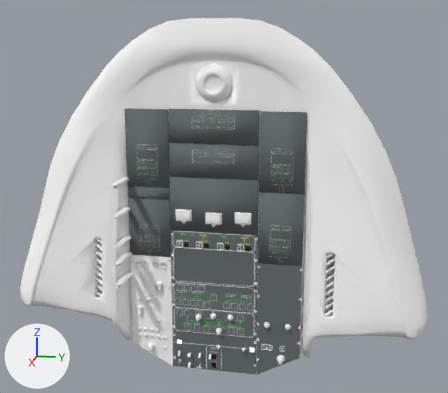
The Blender file Models/flightdeck/overhead/overhead_new.blend: old version first, new version second.
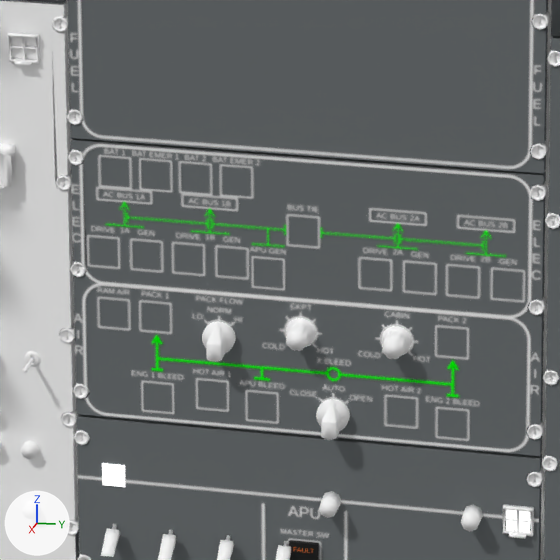
There are two pictures of each version: one whole from a 50 mm camera at (1.207, 0.514, 4.85) aimed at (-1.171, 0.039, 4.256), one close up on the part from 36% to 58% of the width and 65% to 91% of the height. Lighting does not change. The marker at lower left points along +X, +Y and +Z.

Objects in the first close-up: 'CabinTemp', 'CockpitTemp', 'Cube.013', 'PackFlow', 'XBleed', 'ldg.switch.002', 'ldg.switch.003', 'ldg.switch.004', 'ldg.switch.005', 'overhead_fuel_hyd', 'overhead_fuel_hyd_lights'.
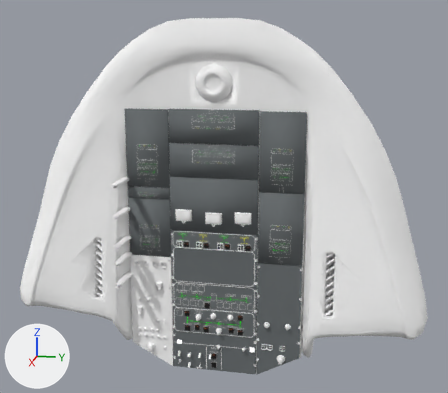
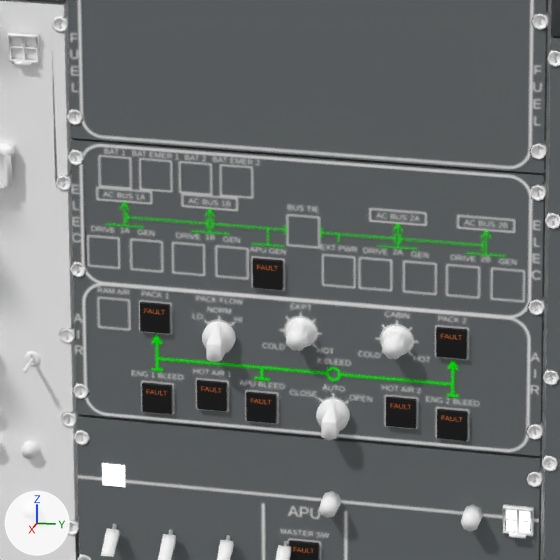
Commit message: add apu

Pixel boxes [x1, y1, x2, y2] of what changed, in the close-ups (560 x 560 px):
'eng_2_bleed_fault', added
    after: [438, 412, 466, 427]
'apu_gen_fault', added
    after: [254, 261, 281, 276]
'pack_2_fault', added
    after: [438, 330, 465, 345]
'pack_2_off', added
    after: [438, 343, 465, 358]
'apu_gen_off', added
    after: [254, 274, 281, 289]
'eng_2_bleed_off', added
    after: [438, 425, 466, 440]
'hot_air_2_off', added
    after: [387, 412, 414, 427]
'pack_1_fault', added
    after: [141, 305, 168, 320]
'hot_air_2_fault', added
    after: [387, 399, 414, 415]
'hot_air_1_fault', added
    after: [198, 383, 225, 398]
'hot_air_1_off', added
    after: [198, 395, 225, 410]
'pack_1_off', added
    after: [141, 317, 168, 332]
'eng_1_bleed_fault', added
    after: [143, 386, 170, 400]
'apu_bleed_fault', added
    after: [248, 395, 274, 410]
'apu_bleed_on', added
    after: [248, 407, 274, 422]
'eng_1_bleed_off', added
    after: [144, 398, 170, 413]
'apu_bleed', added
    after: [246, 391, 277, 424]
'eng_1_bleed', added
    after: [142, 382, 173, 414]
'hot_air_2', added
    after: [386, 396, 417, 429]
'pack_2', added
    after: [436, 326, 467, 359]
'eng_2_bleed', added
    after: [437, 408, 468, 441]
'pack_1', added
    after: [140, 301, 171, 334]
'apu_gen', added
    after: [253, 258, 284, 290]
'hot_air_1', added
    after: [197, 379, 227, 412]

The change, as a list of edits to the scene's bpy script:
```text
Change mat_overhead_lights:
    mat_overhead_lights.texture: img_overhead_lights_png -> img_overhead_lights_big_png  # with its transparency
Add ob_pack_1_off:
    ob_pack_1_off = bpy.data.objects.new('pack_1_off', me_cube_002)
    ob_pack_1_off.parent = ob_pack_1
    ob_pack_1_off.location = (-1.149, 0.141, 4.046)
Add ob_pack_1:
    ob_pack_1 = bpy.data.objects.new('pack_1', me_cube)
    ob_pack_1.location = (-1.1497, -0.1152, 3.7465)
    ob_pack_1.scale = (0.0034, 0.0113, 0.0113)
Add ob_pack_1_fault:
    ob_pack_1_fault = bpy.data.objects.new('pack_1_fault', me_cube_001)
    ob_pack_1_fault.parent = ob_pack_1
    ob_pack_1_fault.location = (-1.149, 0.141, 4.058)
Add ob_pack_2_off:
    ob_pack_2_off = bpy.data.objects.new('pack_2_off', me_cube_002)
    ob_pack_2_off.parent = ob_pack_2
    ob_pack_2_off.location = (-1.149, 0.141, 4.046)
Add ob_pack_2:
    ob_pack_2 = bpy.data.objects.new('pack_2', me_cube)
    ob_pack_2.location = (-1.1497, 0.1121, 3.7465)
    ob_pack_2.scale = (0.0034, 0.0113, 0.0113)
Add ob_pack_2_fault:
    ob_pack_2_fault = bpy.data.objects.new('pack_2_fault', me_cube_001)
    ob_pack_2_fault.parent = ob_pack_2
    ob_pack_2_fault.location = (-1.149, 0.141, 4.058)
Add ob_hot_air_2_off:
    ob_hot_air_2_off = bpy.data.objects.new('hot_air_2_off', me_cube_002)
    ob_hot_air_2_off.parent = ob_hot_air_2
    ob_hot_air_2_off.location = (-1.149, 0.141, 4.046)
Add ob_hot_air_2:
    ob_hot_air_2 = bpy.data.objects.new('hot_air_2', me_cube)
    ob_hot_air_2.location = (-1.1497, 0.0741, 3.6868)
    ob_hot_air_2.scale = (0.0034, 0.0113, 0.0113)
Add ob_hot_air_2_fault:
    ob_hot_air_2_fault = bpy.data.objects.new('hot_air_2_fault', me_cube_001)
    ob_hot_air_2_fault.parent = ob_hot_air_2
    ob_hot_air_2_fault.location = (-1.149, 0.141, 4.058)
Add ob_eng_2_bleed_off:
    ob_eng_2_bleed_off = bpy.data.objects.new('eng_2_bleed_off', me_cube_002)
    ob_eng_2_bleed_off.parent = ob_eng_2_bleed
    ob_eng_2_bleed_off.location = (-1.149, 0.141, 4.046)
Add ob_eng_2_bleed:
    ob_eng_2_bleed = bpy.data.objects.new('eng_2_bleed', me_cube)
    ob_eng_2_bleed.location = (-1.1497, 0.1129, 3.6804)
    ob_eng_2_bleed.scale = (0.0034, 0.0113, 0.0113)
Add ob_eng_2_bleed_fault:
    ob_eng_2_bleed_fault = bpy.data.objects.new('eng_2_bleed_fault', me_cube_001)
    ob_eng_2_bleed_fault.parent = ob_eng_2_bleed
    ob_eng_2_bleed_fault.location = (-1.149, 0.141, 4.058)
Add ob_eng_1_bleed_off:
    ob_eng_1_bleed_off = bpy.data.objects.new('eng_1_bleed_off', me_cube_002)
    ob_eng_1_bleed_off.parent = ob_eng_1_bleed
    ob_eng_1_bleed_off.location = (-1.149, 0.141, 4.046)
Add ob_eng_1_bleed:
    ob_eng_1_bleed = bpy.data.objects.new('eng_1_bleed', me_cube)
    ob_eng_1_bleed.location = (-1.1497, -0.1145, 3.6804)
    ob_eng_1_bleed.scale = (0.0034, 0.0113, 0.0113)
Add ob_eng_1_bleed_fault:
    ob_eng_1_bleed_fault = bpy.data.objects.new('eng_1_bleed_fault', me_cube_001)
    ob_eng_1_bleed_fault.parent = ob_eng_1_bleed
    ob_eng_1_bleed_fault.location = (-1.149, 0.141, 4.058)
Add ob_hot_air_1_off:
    ob_hot_air_1_off = bpy.data.objects.new('hot_air_1_off', me_cube_002)
    ob_hot_air_1_off.parent = ob_hot_air_1
    ob_hot_air_1_off.location = (-1.149, 0.141, 4.046)
Add ob_hot_air_1:
    ob_hot_air_1 = bpy.data.objects.new('hot_air_1', me_cube)
    ob_hot_air_1.location = (-1.1497, -0.0717, 3.6868)
    ob_hot_air_1.scale = (0.0034, 0.0113, 0.0113)
Add ob_hot_air_1_fault:
    ob_hot_air_1_fault = bpy.data.objects.new('hot_air_1_fault', me_cube_001)
    ob_hot_air_1_fault.parent = ob_hot_air_1
    ob_hot_air_1_fault.location = (-1.149, 0.141, 4.058)
Add ob_apu_gen_off:
    ob_apu_gen_off = bpy.data.objects.new('apu_gen_off', me_cube_002)
    ob_apu_gen_off.parent = ob_apu_gen
    ob_apu_gen_off.location = (-1.149, 0.141, 4.046)
Add ob_apu_gen:
    ob_apu_gen = bpy.data.objects.new('apu_gen', me_cube)
    ob_apu_gen.location = (-1.1497, -0.0276, 3.7895)
    ob_apu_gen.scale = (0.0034, 0.0113, 0.0113)
Add ob_apu_gen_fault:
    ob_apu_gen_fault = bpy.data.objects.new('apu_gen_fault', me_cube_001)
    ob_apu_gen_fault.parent = ob_apu_gen
    ob_apu_gen_fault.location = (-1.149, 0.141, 4.058)
Add ob_apu_bleed_on:
    ob_apu_bleed_on = bpy.data.objects.new('apu_bleed_on', me_cube_004)
    ob_apu_bleed_on.parent = ob_apu_bleed
    ob_apu_bleed_on.location = (-1.149, 0.141, 4.046)
Add ob_apu_bleed:
    ob_apu_bleed = bpy.data.objects.new('apu_bleed', me_cube)
    ob_apu_bleed.location = (-1.1497, -0.0333, 3.6806)
    ob_apu_bleed.scale = (0.0034, 0.0113, 0.0113)
Add ob_apu_bleed_fault:
    ob_apu_bleed_fault = bpy.data.objects.new('apu_bleed_fault', me_cube_001)
    ob_apu_bleed_fault.parent = ob_apu_bleed
    ob_apu_bleed_fault.location = (-1.149, 0.141, 4.058)
```
